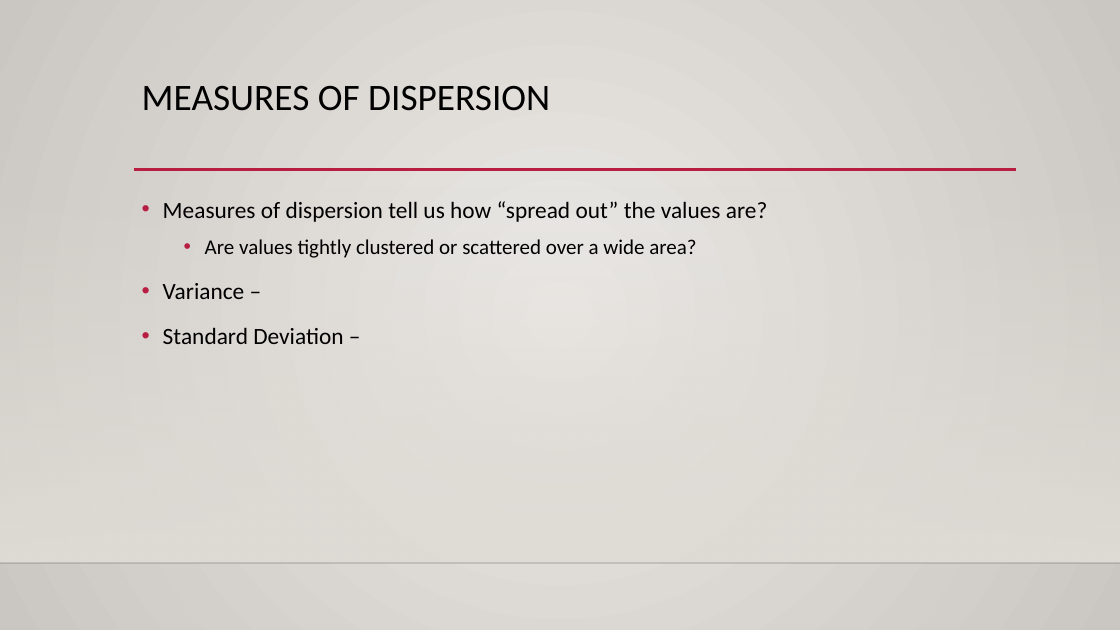
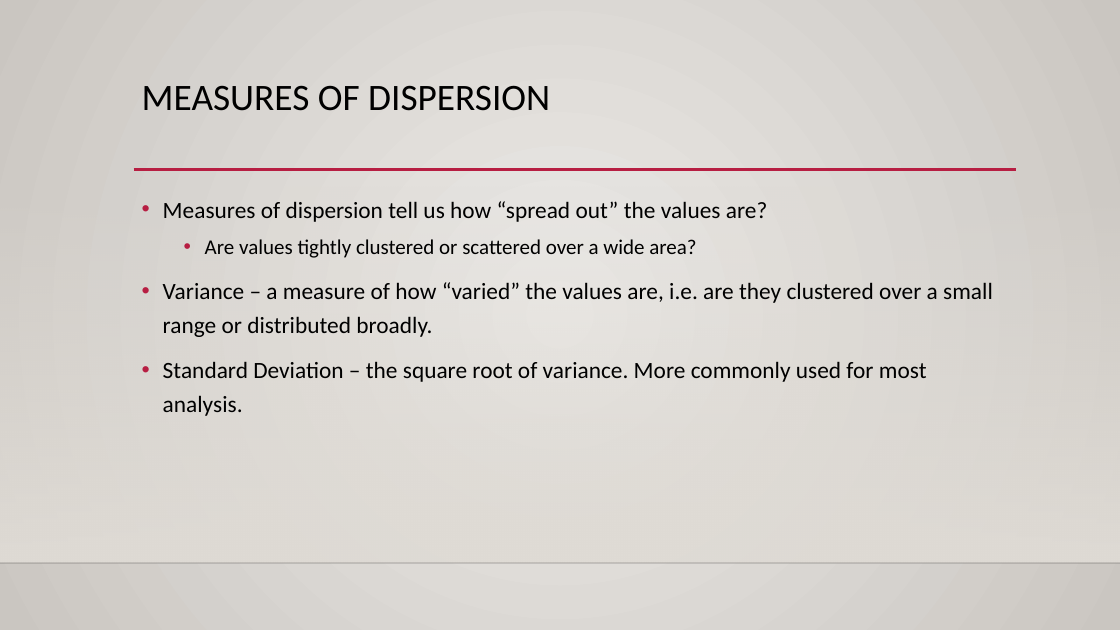
Before and after one commit to AkeemSemper/Basic_Stats_in_Python_Student_Workbooks, a slide deck: slide 5 of reference_material/slides/002_Basic_Descriptive_Stats.pptx. Drawn at 1120x630 pixels with LibreOffice and Linux fonts; fonts in the diff are those of the drawing; background and template pictures are left out. Boxes give left, top, right and bottom in pixels: in the first picture for what was removed or moved away, otherwise in the second. Text is boxed around its words. In the diff, an @@ line names an element or a change of style, - is before the commit and + after.

```diff
--- a/reference_material/slides/002_Basic_Descriptive_Stats.pptx
+++ b/reference_material/slides/002_Basic_Descriptive_Stats.pptx
@@ text at (163,282,993,416): text changed @@
-• Variance –
-• Standard Deviation –
+• Variance – a measure of how “varied” the values are, i.e. are they clustered over a small range or distributed broadly.
+• Standard Deviation – the square root of variance. More commonly used for most analysis.
```
Also in this commit, not shown: 1 other slide changed, 1 slide added, 9 other files.
